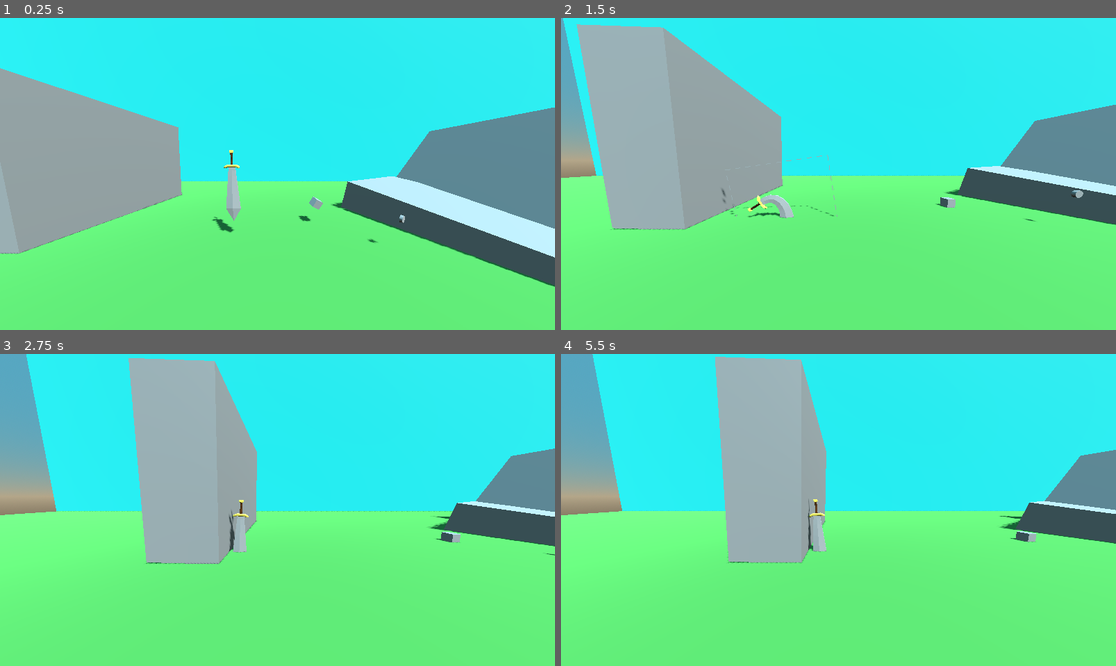
Above: before the commit, frames 1-4 (two rows, left to right).
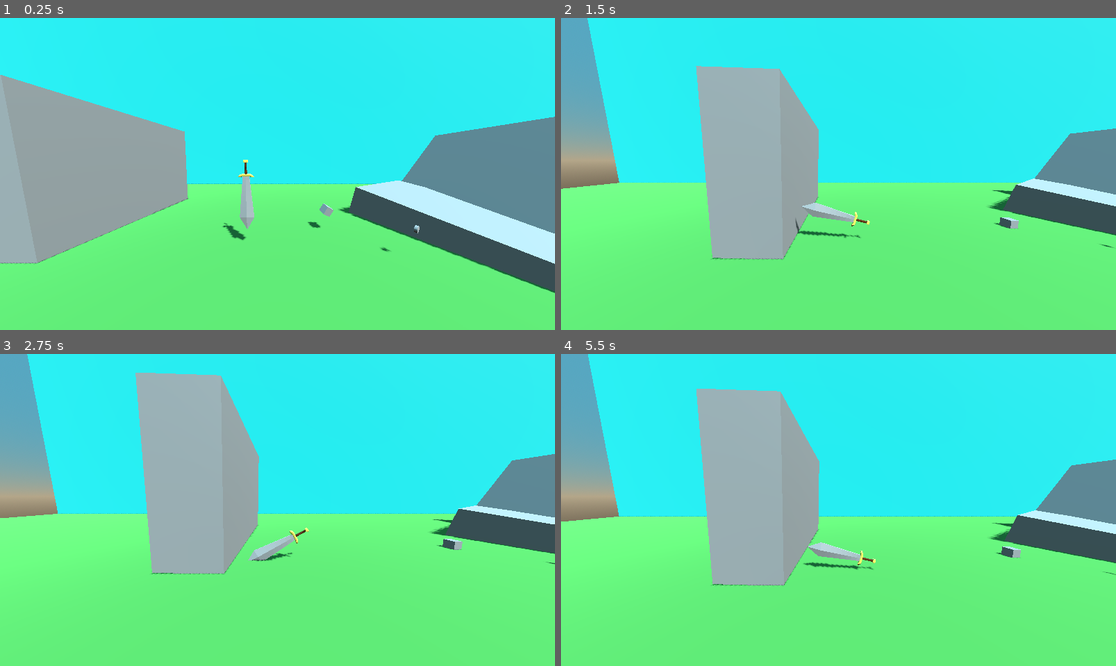
Above: after the commit, the same moments.

Repository: djoerres8/stabbing-over-it
Game: Godot game, scene res://scenes/scene1.tscn
Two runs of this game, one before a commit and one after it. Both use one fixed random seed, a clock stepped at 60 frames per second and the inputs below.
Inputs (mouse positions are in pixels of both pictures, inside the frame that each line leads up to):
- Up to frame 1 (0.25 s): no input
- Up to frame 2 (1.5 s): tap Enter (ui_accept) at 0.5, 0.77 s; move the mouse to (960, 158) at 0.52 s; hold Right (ui_right) 0.53-1.25 s; tap Mouse wheel down (scroll_down) at 0.6 s; click (960, 158) at 0.67 s; drag from (727, 189) to (810, 236) at 1.27 s
- Up to frame 3 (2.75 s): move the mouse to (333, 441) at 2.02 s; hold Right (ui_right) from 2.03 s (still down); tap Mouse wheel down (scroll_down) at 2.1 s; click (333, 441) at 2.17 s
- Up to frame 4 (5.5 s): release Right (ui_right) at 2.75 s; drag from (810, 572) to (672, 463) at 2.77 s; move the mouse to (1005, 556) at 3.52 s; hold Left (ui_left) 3.53-4.25 s; tap Mouse wheel down (scroll_down) at 3.6, 5.1 s; click (1005, 556) at 3.67 s; tap Enter (ui_accept) at 3.77, 5 s; drag from (672, 463) to (755, 432) at 4.27 s; move the mouse to (866, 510) at 5.02 s; hold Down (ui_down) from 5.03 s (still down); click (866, 510) at 5.17 s

The runs differ from the first frame. In frame 1, 5.9% of the frame differs, in the area x 0-100%, y 16-89%; in frame 2, 25%, in the area x 0-100%, y 0-78%; in frame 3, 4.9%; in frame 4, 10%.

Commit message:
launching pulse+ torque working
torque could use a little work, also need to adjust max and min and play with gravity maybe

Diff:
--- a/scripts/stabbert.gd
+++ b/scripts/stabbert.gd
@@ -8,19 +8,17 @@
 const GRAVITY_SCALE = 3
 const MANUAL_ROTATION_SPEED = 10.0 # Adjust rotation speed as needed
 
-const MAX_X_LAUNCH = 5
-const MIN_X_LAUNCH = -5
-const MAX_Y_LAUNCH = 6
-const MIN_Y_LAUNCH = -4
-
-const MAX_X_PULSE = 30
-const MAX_Y_PULSE = 20
+const MAX_X_AREA = 5
+const MIN_X_AREA = -5
+const MAX_Y_AREA = 6
+const MIN_Y_AREA = -4
+
+const MAX_X_PULSE = 50
+const MAX_Y_PULSE = 50
+const MIN_Y_PULSE = 5
 const MAX_TORQUE = 30
 
 var selected : bool = false
-
-var pulse : Vector3
-var torque : Vector3
 
 #wether or not stabbert is currently impaling a surface
 var stabbed = false
@@ -39,7 +37,7 @@
 
 func _physics_process(delta: float) -> void:
 	#Make camera controller match position of self
-	$Camera_Controller.position = lerp($Camera_Controller.position, position, .05)
+	$Camera_Controller.position = lerp($Camera_Controller.position, position, .1)
 
 	#launch box
 	if selected:
@@ -122,29 +120,30 @@
 	debug_mesh.surface_end()
 
 func draw_launch_box():
-	# Clear any previously drawn surfaces
-	debug_mesh.clear_surfaces()
-
-	# Start creating the line geometry
-	debug_mesh.surface_begin(Mesh.PRIMITIVE_LINES)
-
-	# Set line color
-	debug_mesh.surface_set_color(Color(1, 1, 0, 1))
-
-	# Define the box vertices
-	var v1 = Vector3(-5, -4, 0)            # Bottom-left
-	var v2 = Vector3(-5, 6, 0)            # Top-left
-	var v3 = Vector3(5, 6, 0)            # Top-right
-	var v4 = Vector3(5, -4, 0)            # Bottom-right
-
-	# Draw dotted lines for each edge
-	draw_dotted_line(v1, v2, 0.5)  # Bottom-left to Top-left
-	draw_dotted_line(v2, v3, 0.5)  # Top-left to Top-right
-	draw_dotted_line(v3, v4, 0.5)  # Top-right to Bottom-right
-	draw_dotted_line(v4, v1, 0.5)  # Bottom-right to Bottom-left
-
-	# Finish creating the box
-	debug_mesh.surface_end()
+	pass
+	## Clear any previously drawn surfaces
+	#debug_mesh.clear_surfaces()
+	#
+	## Start creating the line geometry
+	#debug_mesh.surface_begin(Mesh.PRIMITIVE_LINES)
+#
+	## Set line color
+	#debug_mesh.surface_set_color(Color(1, 1, 0, 1))
+#
+	## Define the box vertices
+	#var v1 = Vector3(-5, -4, 0)            # Bottom-left
+	#var v2 = Vector3(-5, 6, 0)            # Top-left
+	#var v3 = Vector3(5, 6, 0)            # Top-right
+	#var v4 = Vector3(5, -4, 0)            # Bottom-right
+#
+	## Draw dotted lines for each edge
+	#draw_dotted_line(v1, v2, 0.5)  # Bottom-left to Top-left
+	#draw_dotted_line(v2, v3, 0.5)  # Top-left to Top-right
+	#draw_dotted_line(v3, v4, 0.5)  # Top-right to Bottom-right
+	#draw_dotted_line(v4, v1, 0.5)  # Bottom-right to Bottom-left
+	#
+	## Finish creating the box
+	#debug_mesh.surface_end()
 
 func draw_dotted_line(start: Vector3, end: Vector3, segment_length: float) -> void:
 	var direction = (end - start).normalized()
@@ -175,51 +174,34 @@
 			#vector at which mouse is released
 			#important to remember the area3D is at (0,5,0) so that the mouse follows the bend correctly
 			var areaCollision = camera.shoot_ray()
-
-			# x relative to origin: (-5 - 5)
-			# y relative to origin (-4 - 6)
-			var pulse_x = clamp(areaCollision.x, -5, 5)
-			var pulse_y = clamp(areaCollision.y+5, -4, 6)
-
-			print("mouse x: ", pulse_x)
-			print("mouse y: ", pulse_y)
-
-			const MAX_X_LAUNCH = 5
-			const MIN_X_LAUNCH = -5
-			const MAX_Y_LAUNCH = 6
-			const MIN_Y_LAUNCH = -4
-
-			# for x value, between 0 and -5 should be between 0 and 30
-
-			# then, between 0 and 5 should be between 0 and -30
-
-			# for y value, between 6 and -4 should be between 0 and 20
-
+			var area_x = clamp(areaCollision.x, MIN_X_AREA, MAX_X_AREA)
+			var area_y = clamp(areaCollision.y+5, MIN_Y_AREA, MAX_Y_AREA)
 
 			#get relative values
-			pulse_x = ((pulse_x - MIN_X_LAUNCH) / (MAX_X_LAUNCH - MIN_X_LAUNCH)) * (MAX_X_PULSE - -MAX_X_PULSE) + -MAX_X_PULSE
-			pulse_y = ((pulse_y - MIN_Y_LAUNCH) / (MAX_Y_LAUNCH - MIN_Y_LAUNCH)) * (MAX_Y_PULSE - -MAX_Y_PULSE) + -MAX_Y_PULSE
-
-			# max x pulse = 30, max y pulse = 20
-			pulse = Vector3(pulse_x, pulse_y, 0)
-
-			print("Launch Vector: ", pulse)
-
-
-			# Calculate launching values
-			if areaCollision.x <= 0:
-				pulse = Vector3(20,0,0)
-				torque = Vector3(0,0,-5)
-			else:
-				pulse = Vector3(-20,0,0)
-				torque = Vector3(0,0,5)
-
-
-			#pulse = pulse.limit_length(MAX_PULSE)
-			#torque = torque.limit_length(MAX_TORQUE)
+			var pulse_x = ((area_x - MIN_X_AREA) / (MAX_X_AREA - MIN_X_AREA)) * (MAX_X_PULSE*2) - MAX_X_PULSE
+			var pulse_y = ((area_y - MIN_Y_AREA) / (MAX_Y_AREA - MIN_Y_AREA)) * (MAX_Y_PULSE - MIN_Y_PULSE) - MAX_Y_PULSE
+
+
+
+			var torque = ((pulse_x + MAX_X_PULSE) / (MAX_X_PULSE + MAX_X_PULSE)) * (MAX_TORQUE*2) - MAX_TORQUE
+			print("y: ", area_y)
+			if area_y < 4:
+				if torque > 0:
+					torque = torque - (.5 * pulse_y)
+				else:
+					torque = torque + (.5 * pulse_y)
+
+			print("pre Torque: ", torque)
+
+			#normalize
+			#torque = ((torque + MAX_X_PULSE) / (MAX_X_PULSE + MAX_X_PULSE)) * (MAX_TORQUE*2) - MAX_TORQUE
+
+			print("Launch Vector: ", Vector3(pulse_x*-1, pulse_y*-1, 0))
+			print("Launch Torque: ", torque)
+
 
 			# Shoot
-			shoot(pulse, torque)
+			shoot(Vector3((pulse_x*-1), (pulse_y*-1), 0), Vector3(0, 0, torque))
 			selected = false
 
 			#remove guidelines
@@ -240,14 +222,10 @@
 			# add 5 to y because that is the Handle's offset
 			handle.position = Vector3(areaCollision.x, areaCollision.y + 5, handle.position.z)
 
-			if areaCollision.x <= 0:
-				pulse = Vector3(30,20,0)
-				torque = Vector3(0,0,-50)
-			else:
-				pulse = Vector3(-30,20,0)
-				torque = Vector3(0,0,50)
-
-			#draw_launch_direction(pulse)
+			#get relative values
+			var pulse_x = ((clamp(areaCollision.x, -5, 5) - MIN_X_AREA) / (MAX_X_AREA - MIN_X_AREA)) * (MAX_X_PULSE*2) - MAX_X_PULSE
+			var pulse_y = ((clamp(areaCollision.y+5, -4, 6) - MIN_Y_AREA) / (MAX_Y_AREA - MIN_Y_AREA)) * (MAX_Y_PULSE - MIN_Y_PULSE) - MAX_Y_PULSE
+			draw_launch_direction(Vector3(pulse_x*-1, pulse_y*-1, 0))
 
 
 
